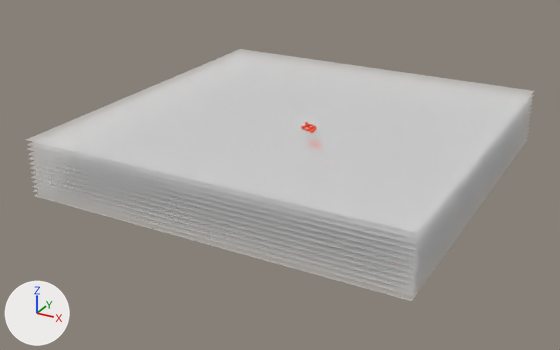
What one commit did to the glTF model superficies/Prudentopolisb.gltf.
Both versions are drawn from a 50 mm lens placed at (1790.0, -3500.0, 1348.0), pointed at (-63.0, -130.0, -336.0). The lights are fixed; the arrows at lower left show +X, +Y and +Z. Where no turn or scale is listed for an object, it has been applied to the vertices.

Names of what the first picture shows: '250#2', 'Mesh_7'.
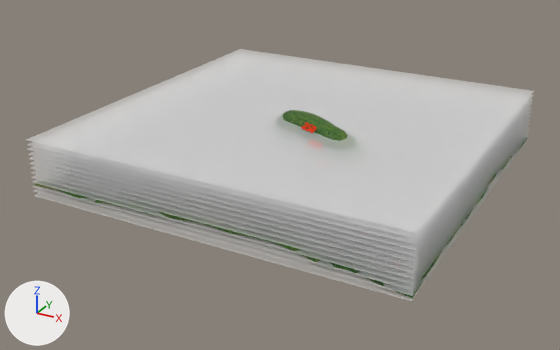
The change, as a diff of the scene's bpy script:
```diff
--- a/superficies/Prudentopolisb.gltf.py
+++ b/superficies/Prudentopolisb.gltf.py
@@ img_image_0 @@
+img_image_0 = load_image('Image_0', '_unpacked/Image_0', 1280, 1280, 'sRGB')
@@ mat_location_snapshot_1 @@
+mat_location_snapshot_1 = principled_material('Location Snapshot#1')
+mat_location_snapshot_1.texture = img_image_0
+mat_location_snapshot_1.metallic = 0.1
+mat_location_snapshot_1.roughness = 0.9
@@ me_mesh_1_1 @@
+me_mesh_1_1.from_pydata(...)  # 6377 vertices, 12504 faces; spans x -999.0..999.0, y -996.0..996.0, z -331.0..23.0
+# faces by material slot: [8812, 3692]
+me_mesh_1_1.materials.append(mat_location_snapshot_1)  # picture img_image_0
+me_mesh_1_1.materials.append(mat_color_b05)  # orange #ff3d00
@@ ob_root @@
-ob_root = bpy.data.objects.new('root', None)
+ob_root = bpy.data.objects.new('root', me_mesh_1_1)
 ob_root.location = (0.0, 0.0, 0.0)
@@ ob_250_2 @@
-ob_250_2 = bpy.data.objects.new('250#2', me_mesh_1)
-ob_250_2.location = (0.0, 0.0, 0.0)
```

What differs and where, as boxes [x1, y1, x2, y2] in the pictures (560 x 350 px):
'root', now drawn (green): after [34, 110, 527, 298]
    faces in mat_location_snapshot_1 (picture img_image_0): [34, 110, 527, 298]
'250#2', deleted: before [301, 122, 317, 133]
